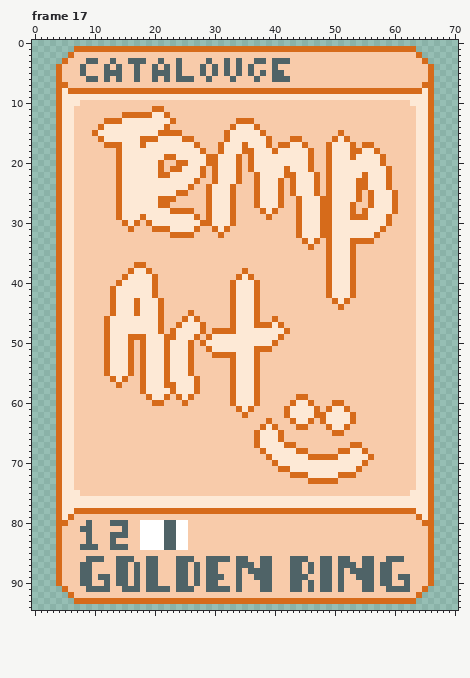
Pixel-art file: art/DuckItems.aseprite. The picture above is the old version.
71x95 pixels, 19 frames. Shown: frame 17. The commit also changed other frames, which this record leaves out.
Once edited:
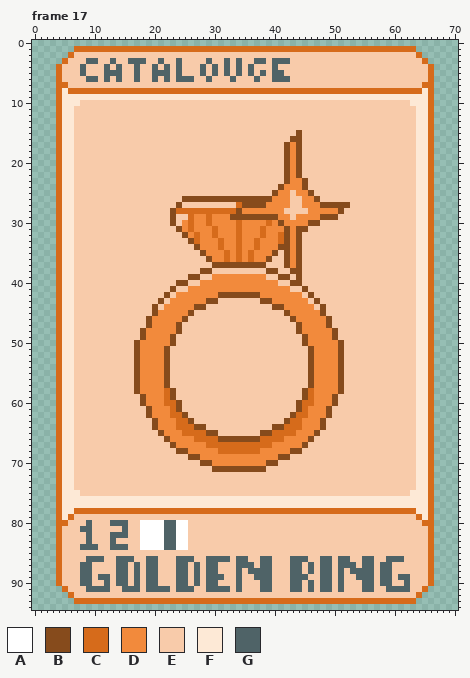
Palette (. is transparent): A #ffffff  B #864b1c  C #d66b1b  D #f28a3c  E #f8cbaa  F #fde9d6  G #4f6367
The edit:
Changed rows in their new state; - is an unchanged pixel.
Frame 17, layer "Art":
first column x 10:
11 ----------EE---------------------------------------
12 -----EEEEEEEE--------------------------------------
13 --EEEEEEEEEEEE----------EEE------------------------
14 -EEEEEEEEEEEE----------EEEEE-----------------------
15 EEEEEEEEEEEEEEE-------EEEEEEE-----B------E---------
16 -EEEEEEEEEEEEEEEE-----EEEEEEEE---BB-----EEE--------
17 --EEEEEEEEEEEEEEEE---EEEEEEEEE-EBDBE---EEEEE-EE----
18 ----EEEEEEEEEEEEEEE--EEEEEEEEEEEBDBEE--EEEEEEEEE---
19 ----EEEEEEEEEEEEEEEEEEEEE-EEEEEEBDBEE--EEEEEEEEEE--
20 ----EEEEEEEE--EEEEEEEEEEE-EEEEEEBDBEE--EEEEEEEEEE--
21 ----EEEEEEEE-EEEEEE-EEEEE-EEEEEEBDBEE--EEEEEEEEEEE-
22 ----EEEEEEEEEEEEEEE-EEEEE--EEEEEBDBEEE-EEEEEEEEEEE-
23 ----EEEEEEEEEEEEEE--EEEEE--EEEEEBDDBEE-EEEEEEEEEEE-
24 ----EEEEEEEEEEEEE--EEEEE---EEEEBDDDBEE-EEEEEEEEEEE-
25 ----EEEEEEEEEEEE---EEEEE---EEEBDDEDDBE-EEEEEE-EEEEE
26 ----EEEEEEEEEE-BBBBBBBBBBBBBBBDDD-EDDBEEEEEEE-EEEEE
27 ----EEEEEEEEE-B----EEEEECBBBBDDDD-EDDDBBBBBE--EEEEE
28 ----EEEEEEEEEB---CC-CCC-BDDDDDDD--EEDDDDDBEE-EEEEEE
29 ----EEEEEEEEEBEECDD-DDDBBBBBBBBDD-DDDDBBBEEEEEEEEE-
30 -----EEE-EEEEBEDCDD-DDDDCDDDDCDBDDDDBBEEEEEEEEEEEE-
31 ------E---EEEEBDCDDD-DDDCDDDCDDDBDBBEEEEEEEEEEEEE--
32 -------------EEBDCDDCDDDCDDDCDDCBDBEEEEEEEEEEEEE---
33 ----------------BCDDDCDDCDDCDDDCBDBEEE-EEEEEEEE----
34 -----------------BDDDCDDCDDCDDDBBDB-E--EEEEE-------
35 ------------------BDDDCDCDCDDDB-BDB----EEEEE-------
36 -------------------BDDCDCDCDDB--BDB----EEEEE-------
37 -------EE-----------BBBBBBBBB---BDB----EEEEE-------
38 ------EEEE--------BB-----E---BB--BB----EEEEE-------
39 -----EEEEEE-----BB--DDDDDDDDD--BB-B----EEEEE-------
40 ----EEEEEEE---BB--DDDDDDDDDDDDD--BB----EEEEE-------
41 ---EEEEEEEE--B--DDDDDDDDDDDDDDDDD--B---EEEEE-------
42 ---EEEEEEEE-B-DDDDDDDBBBBBBBDDDDDDD-B--EEEEE-------
43 ---EEEEEEEEB-DDDDDDBB--EEEEEBBDDDDDD-B--EEE--------
44 ---EEEEEEEBEDDDDDBB----EEEEE--BBDDDDD-B--E---------
45 ---EEEEEEEBDDDDDB------EEEEE----BDDDDDB------------
46 --EEEEEEEBDDDDDBEE-----EEEEE--E--BDDDDDB-----------
47 --EEEEEEEBDDDDBEEEE----EEEEEEEEE--BDDDDB-----------
48 --EEEEEEBDDDDDBEEEE-EEEEEEEEEEEEE-BDDDDDB----------
49 --EEEEEEBDDDDBEEEE-EEEEEEEEEEEEE---BDDDDB----------
50 --EEEEEBDDDDDBEEE-EEEEEEEEEEEEE----BDDDDDB---------
51 --EEEEEBDDDDBEEEE--EEEEEEEEEEE------BDDDDB---------
52 --EEEEEBDDDDBEEEE---EEEEEEEE--------BDDDDB---------
53 --EEEEEBDDDDBEEEE------EEEEE--------BDDDDB---------
54 --EEEEEBDDDDBEEEE------EEEEE--------BDDDDB---------
55 --EEEEEBDDDDBEEEE------EEEEE--------BDDDDB---------
56 ---EEE-BDDDDBEEEEE-----EEEEE--------BDDDDB---------
57 ----E--BDDDDBEEEEE-----EEEEE--------BDDDDB---------
58 -------BDDDDCBEEEE-----EEEEE-------BCDDDDB---------
59 --------BDDD-BEEE------EEEEE------EBCDDDB----------
60 --------BDDDCCBE-------EEEEE-----EBC-DDDBE---------
61 ---------BDDDCB---------EEE-----EEBCDDDBEEE--------
62 ---------BDDDCCB---------E------EBCCDDDBEEEE-------
63 ----------BDDDCCB------------E--B-CDDDBEEEEE-------
64 ----------BDDDCCCBB---------EEBBCC-DDDBEEEE--------
65 -----------BDDDCCCCBB------EBBC-CCDDDB--EE---------
66 ------------BDDDDCCCCBBBBBBBCCC-DDDDB--------------
67 -------------BDDDDDCCCCCCCC-CCDDDDDB-------EE------
68 --------------BBDDDDDCCCCCCCDDDDDBBE-----EEEEE-----
69 ----------------BBDDDDDDDDDDDDDBBEEEEEEEEEEEEEE----
70 ------------------BBDDDDDDDDDBBEEEEEEEEEEEEEEE-----
71 --------------------BBBBBBBBB--EEEEEEEEEEEEEE------
72 ---------------------------------EEEEEEEEEEE-------
73 ------------------------------------EEEEE----------
Pixel boxes of the changes (left, top, right, bottom) in both pictures:
changed: (92, 106, 398, 484)
